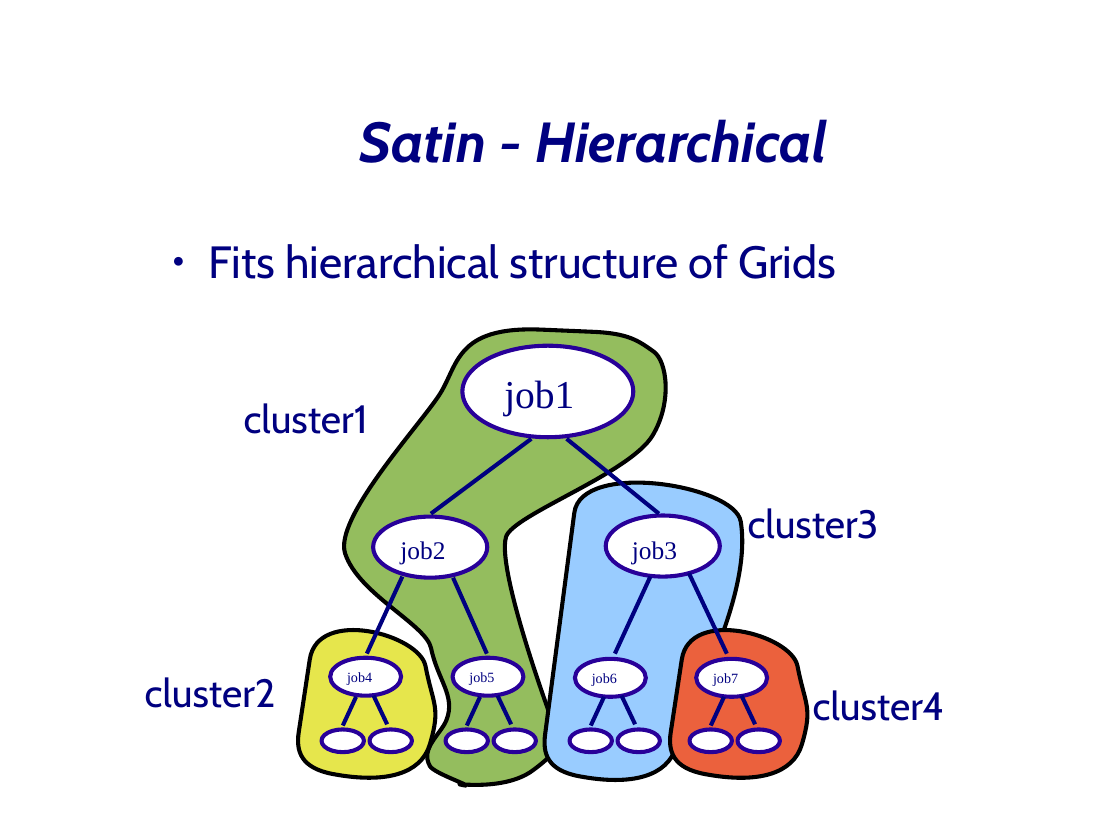
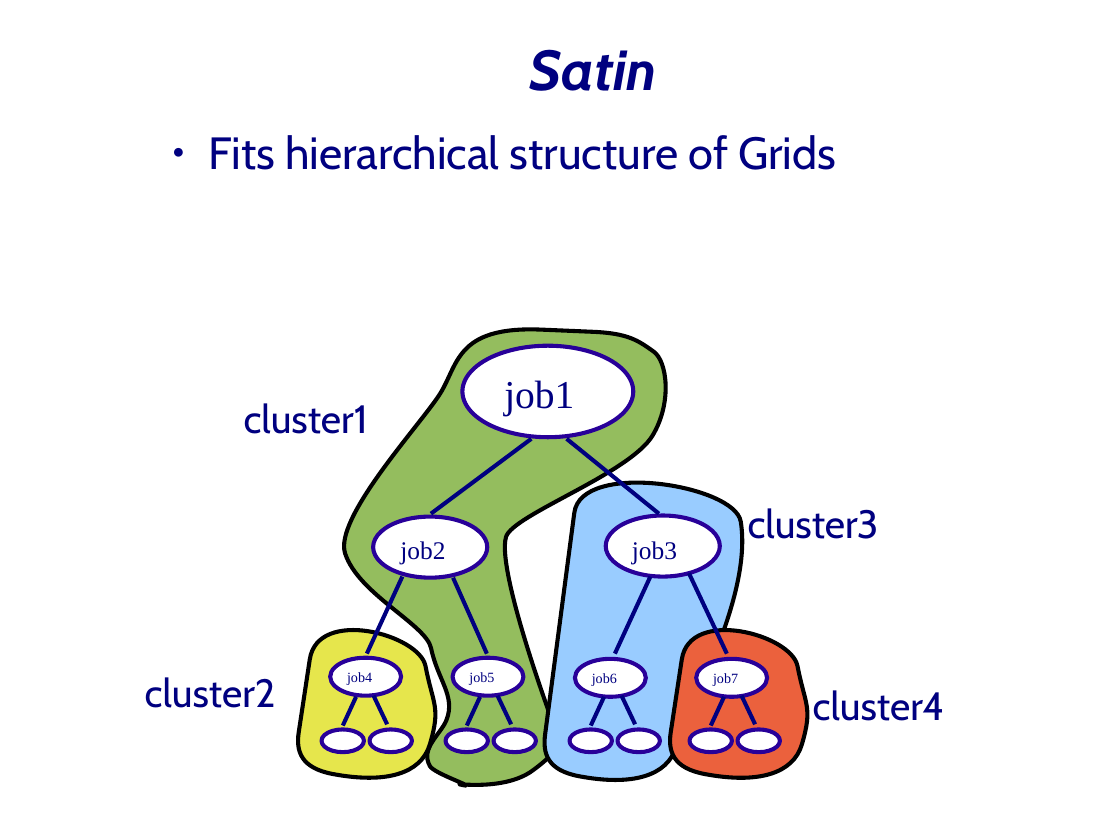
Before and after one commit to JungleComputing/barnes-demo, a slide deck: slide 5 of presentation.odp (slide 13 before the commit). Drawn at 1120x840 pixels with LibreOffice and Linux fonts; fonts in the diff are those of the drawing; background and template pictures are left out. Boxes give left, top, right and bottom in pixels: in the first picture for what was removed or moved away, otherwise in the second. Text is boxed around its words. In the diff, an @@ line names an element or a change of style, - is before the commit and + after.

```diff
--- a/presentation.odp
+++ b/presentation.odp
@@ title at (530, 49, 657, 91): text changed @@
-Satin - Hierarchical
+Satin
@@ text "Fits hierarchical structure of Grids": place and size @@
-text "Fits hierarchical structure of Grids" at (208, 244, 836, 279)
+text "Fits hierarchical structure of Grids" at (208, 135, 836, 170)
```
Also in this commit, not shown: 7 other slides changed, 3 slides added, 1 slide removed.
